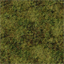
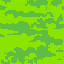
The second 64×64 image is a revision of the first. Changes to its layers:
hid "Swamp2" over (0, 0, 64, 64)
showed "TropicalForest", painted on it over (0, 0, 64, 64)
